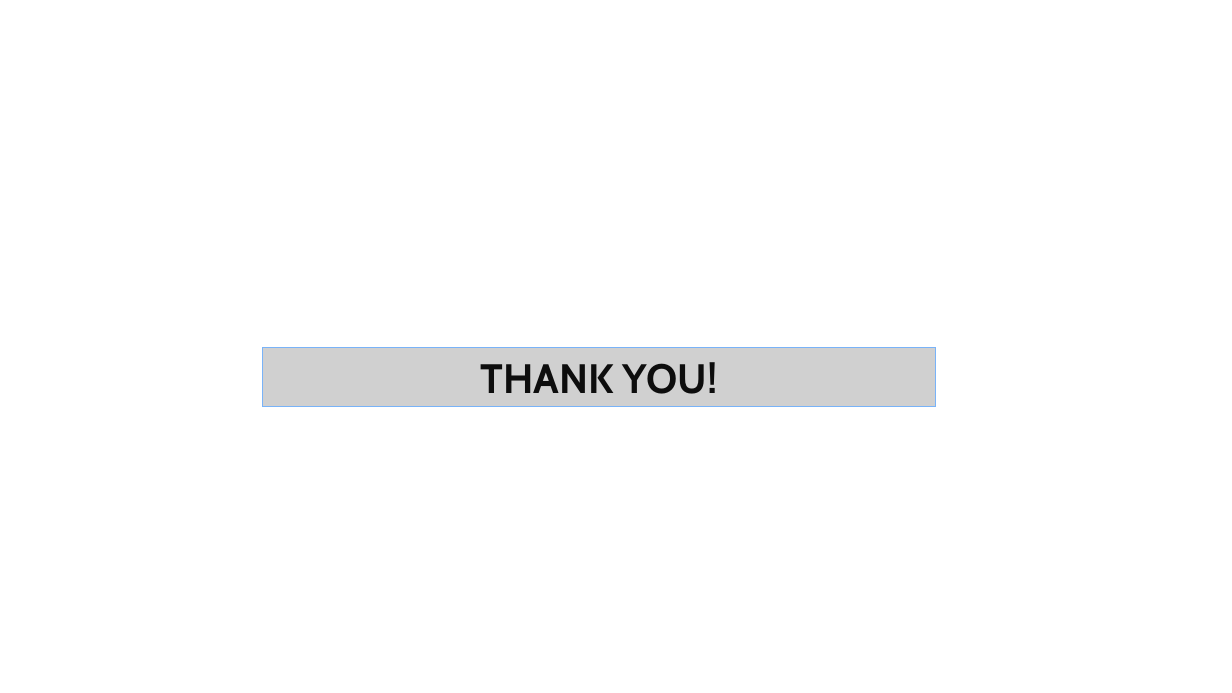
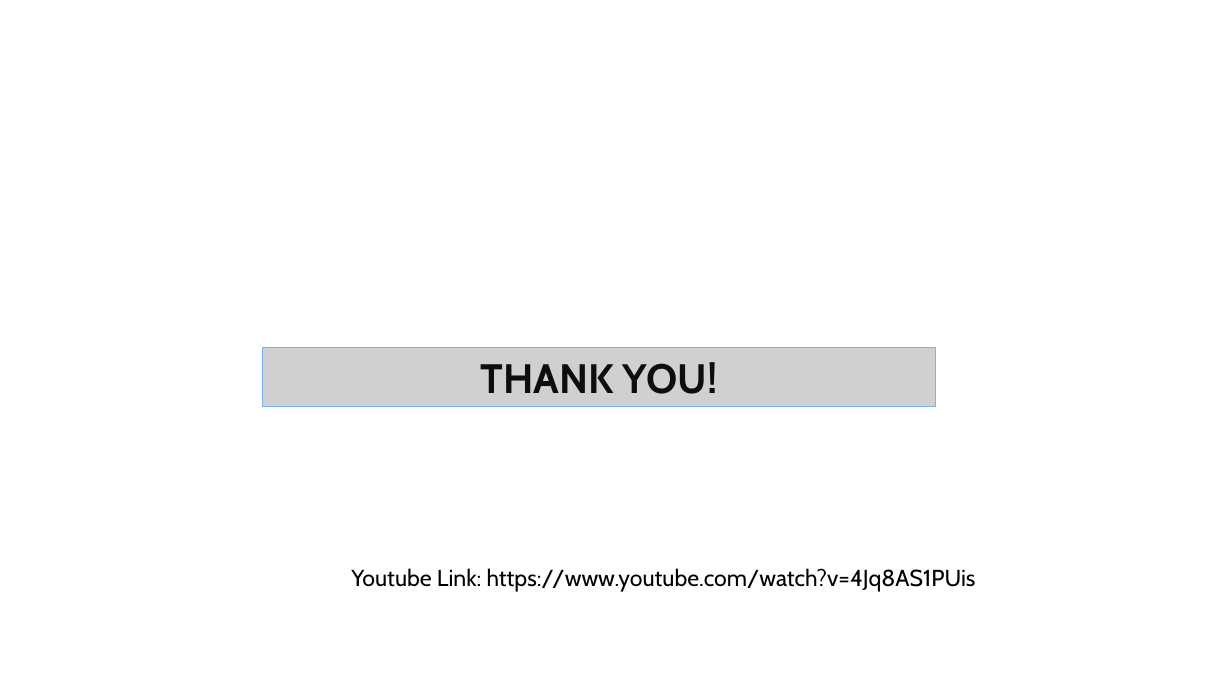
Before and after one commit to C-Stewart-GH/DDS_6306_CS1, a slide deck: slide 14 of PPT Presentations/Final_CS1_Presentation_DDS_6306.pptx. Drawn at 1232x693 pixels with LibreOffice and Linux fonts; fonts in the diff are those of the drawing; grey boxes stand for pictures; background and template pictures are left out. Boxes give left, top, right and bottom in pixels: in the first picture for what was removed or moved away, otherwise in the second. Text is boxed around its words. In the diff, an @@ line names an element or a change of style, - is before the commit and + after.

Commit message:
sync

```diff
--- a/PPT Presentations/Final_CS1_Presentation_DDS_6306.pptx
+++ b/PPT Presentations/Final_CS1_Presentation_DDS_6306.pptx
@@ text added at (x1=351, y1=568, x2=976, y2=592), 18 pt, text #000000 @@
+Youtube Link: https://www.youtube.com/watch?v=4Jq8AS1PUis
```
